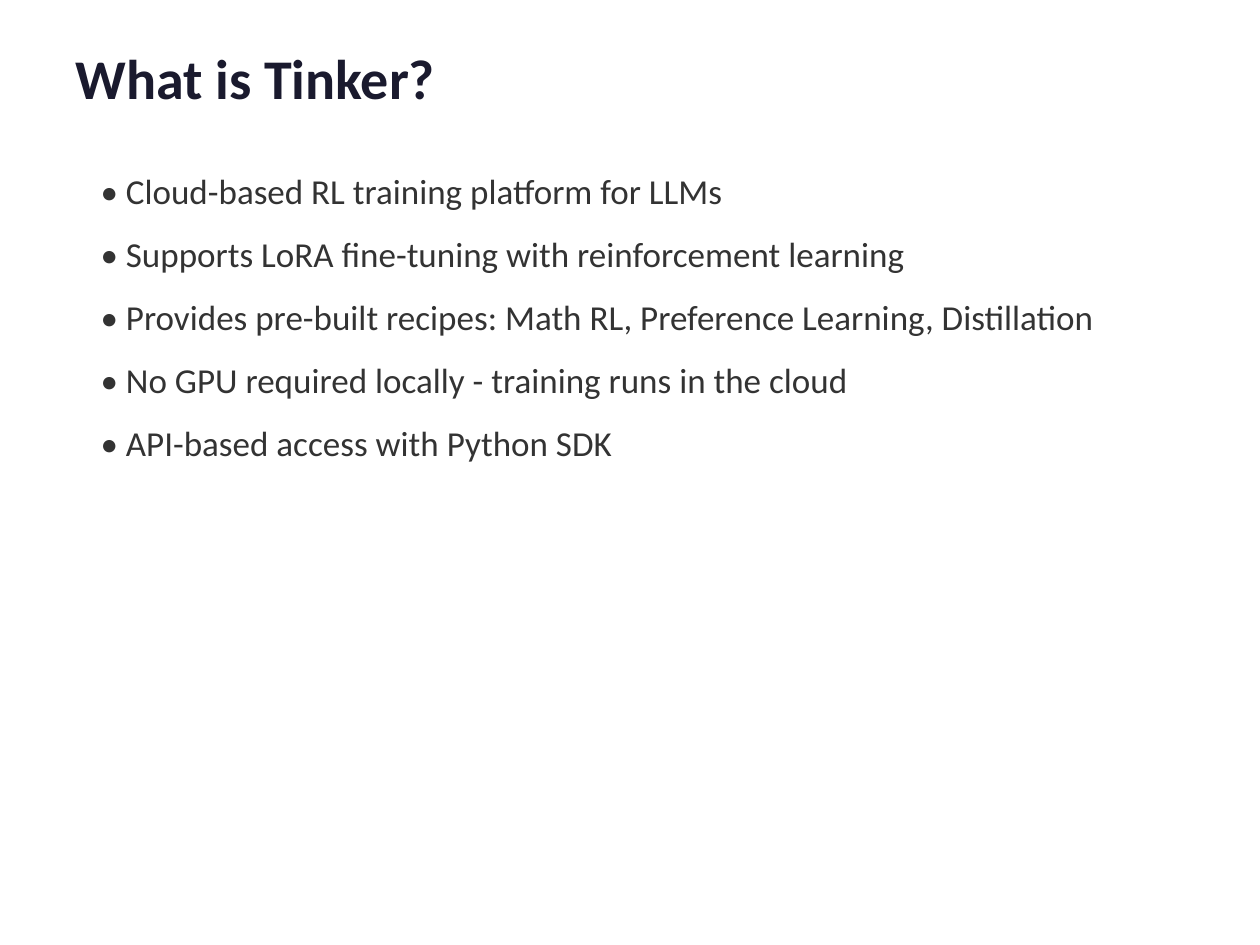
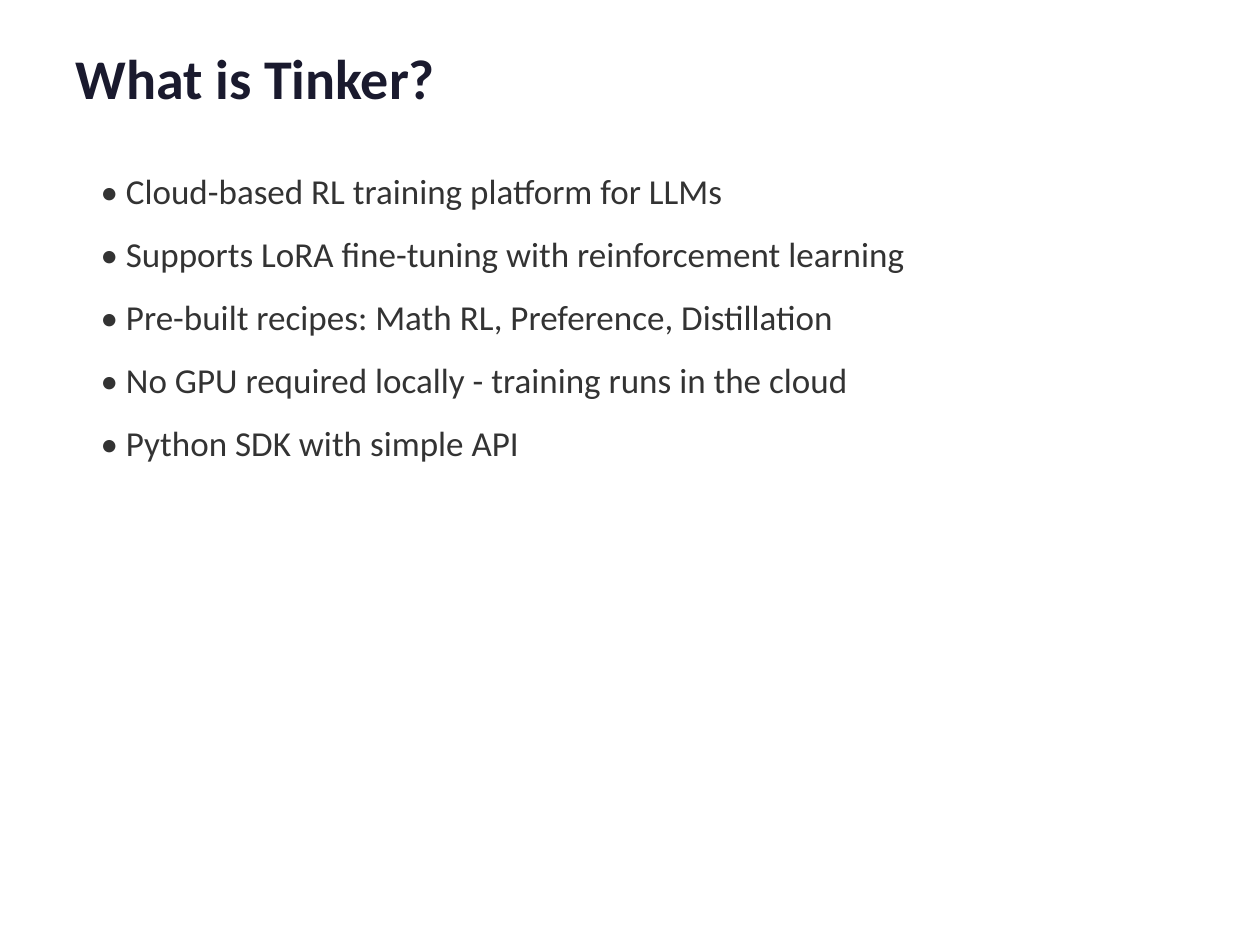
Before and after one commit to arvindcr4/tinker-experiments, a slide deck: slide 2 of Tinker_RL_Demo.pptx. Drawn at 1260x945 pixels with LibreOffice and Linux fonts; fonts in the diff are those of the drawing. Boxes give left, top, right and bottom in pixels: in the first picture for what was removed or moved away, otherwise in the second. Text is boxed around its words. In the diff, an @@ line names an element or a change of style, - is before the commit and + after.

```diff
--- a/Tinker_RL_Demo.pptx
+++ b/Tinker_RL_Demo.pptx
@@ text at (x1=126, y1=305, x2=832, y2=336): text changed @@
-• Provides pre-built recipes: Math RL, Preference Learning, Distillation
+• Pre-built recipes: Math RL, Preference, Distillation
@@ text at (x1=126, y1=431, x2=519, y2=462): text changed @@
-• API-based access with Python SDK
+• Python SDK with simple API
```
Also in this commit, not shown: 7 other slides changed, 6 slides added, 5 slides removed, 1 other file.
